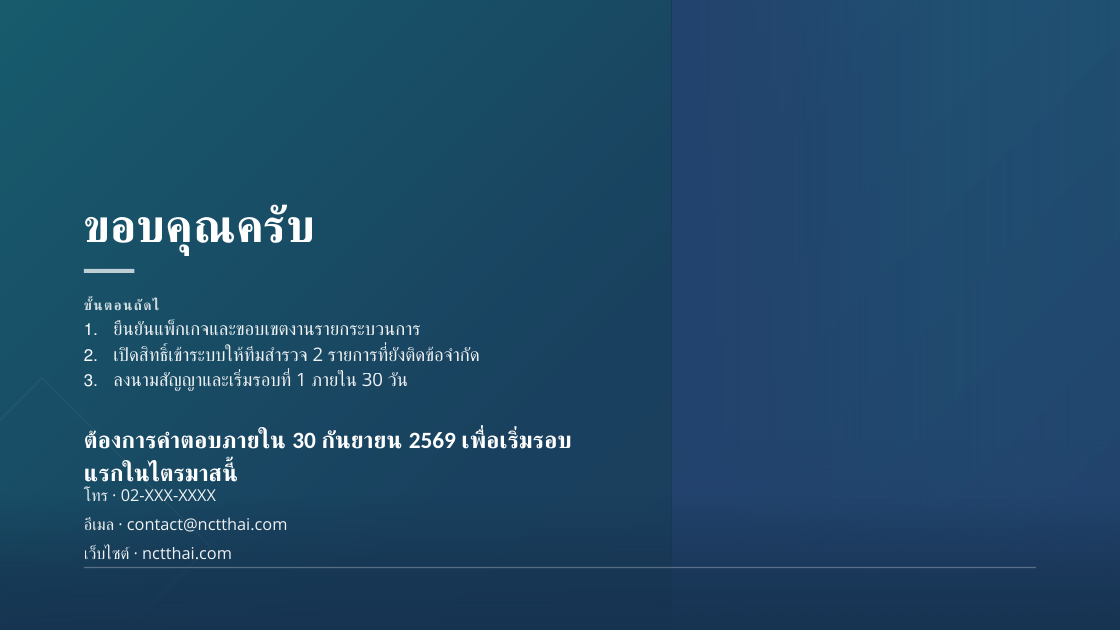
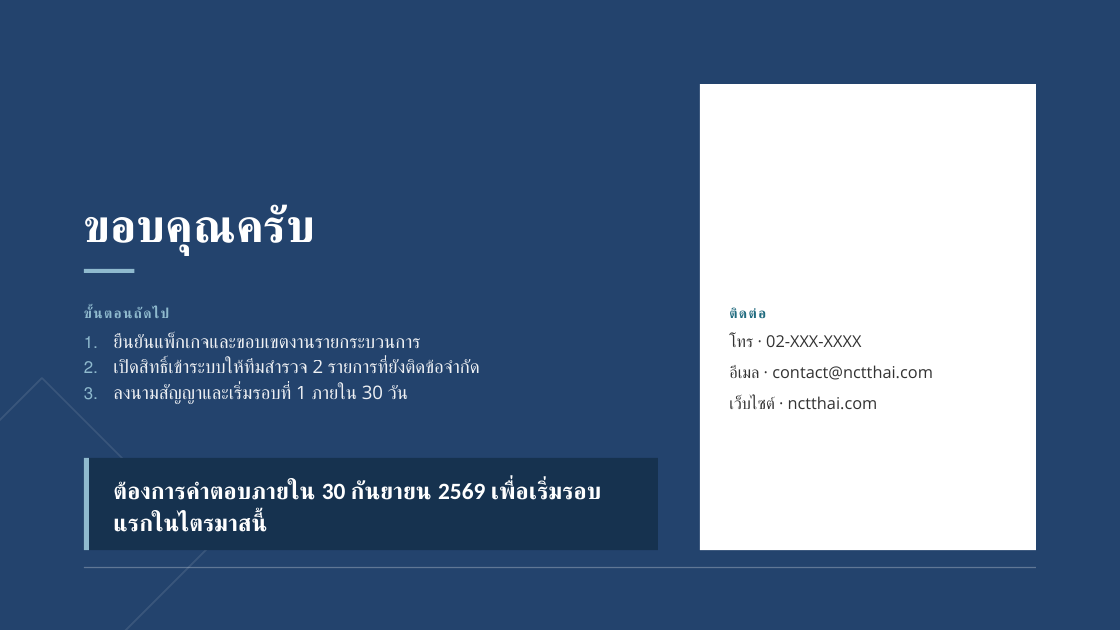
Before and after one commit to rofthanakrit-maker/nct-design-system, a slide deck: slide 20 of NCT-Slide-Template-Demo.pptx. Drawn at 1120x630 pixels with LibreOffice and Linux fonts; fonts in the diff are those of the drawing; background and template pictures are left out. Boxes give left, top, right and bottom in pixels: in the first picture for what was removed or moved away, otherwise in the second. Text is boxed around its words. In the diff, an @@ line names an element or a change of style, - is before the commit and + after.

Commit message:
Give the web brand its own cover and closing, as a mirrored split
Both brands opened on the corp cover, and the web closing was the corp one
too: teal->navy gradient, photo band, the deadline stacked above the contact
block - which collided with it as soon as the deadline wrapped.

The web brand now opens and closes on one Swiss split, mirrored:

- L01 (l01_cover_split / SlideCover brand="web"): paper left with the lockup,
  a left-set title, the 0.6in teal rule and the subtitle; the photo band's
  slot on the right is the navy->teal gradient with the corp cover's scatter
  column in white. Date only in the foot.
- L10 (l10_closing_card / SlideClosing brand="web"): flat navy carries the
  ask - title, numbered next steps, and the deadline in its own DEEP callout
  with a TEAL_UP bar. A paper contact card stands in the panel's slot with
  photo-handshake.jpg at its 16:9 head, a "ติดต่อ" label, the contact lines
  and the lockup. The two labels share a line and the callout's foot is the
  card's foot. Solid navy means TEAL_UP is legal everywhere on the ask, so
  no veil or foot scrim is needed.

Geometry is WCOVER_* / CARD_* in tokens.py, emitted to tokens.css.
build.layouts() picks 01 and 10 by PM.BRAND; the React components branch on
`brand`. SlideClosing gains `contactLabel`; the web closing ignores
`imageMode`. The .nct-card class was already taken by L05, so the new card
is .nct-contact-card.

Corp is untouched: its previews re-rendered byte-identical. Templates
rebuilt, check_template passes on all four files, tsc and the package build
pass, web previews re-rendered from PowerPoint.

```diff
--- a/NCT-Slide-Template-Demo.pptx
+++ b/NCT-Slide-Template-Demo.pptx
@@ background gradient #1A8D92 to #1E5473 to #23436D to #23436D @@
@@ rectangle removed at box(0, 0, 672, 630) @@
@@ rectangle: place and size @@
-rectangle at box(672, 0, 1120, 630)
+rectangle at box(700, 84, 1036, 550)
@@ rectangle at box(700, 84, 1036, 550): fill gradient #23436D to #FFFFFF @@
@@ rectangle at box(84, 269, 134, 273): fill #FFFFFF at 72% opacity to #8FBACE @@
@@ text "ขั้นตอนถัดไป": place and size @@
-text "ขั้นตอนถัดไป" at box(84, 298, 122, 310)
+text "ขั้นตอนถัดไป" at box(84, 307, 122, 318)
@@ text "ขั้นตอนถัดไป" at box(84, 307, 122, 318): text colour #FFFFFF at 80% opacity to #8FBACE @@
@@ text added at box(729, 307, 766, 319), 12 pt, text #216B7F, bold @@
+ติดต่อ
@@ text "ยืนยันแพ็กเกจและขอบเขตงานรายกระบวนการ": place and size @@
-text "ยืนยันแพ็กเกจและขอบเขตงานรายกระบวนการ" at box(113, 321, 480, 391)
+text "ยืนยันแพ็กเกจและขอบเขตงานรายกระบวนการ" at box(113, 334, 480, 404)
@@ text "ยืนยันแพ็กเกจและขอบเขตงานรายกระบวนการ" at box(113, 334, 480, 404): bullet colour #FFFFFF to #8FBACE @@
@@ text "โทร · 02-XXX-XXXX": place and size @@
-text "โทร · 02-XXX-XXXX" at box(84, 488, 288, 559)
+text "โทร · 02-XXX-XXXX" at box(729, 335, 933, 409)
@@ text "โทร · 02-XXX-XXXX" at box(729, 335, 933, 409): text colour #FFFFFF at 92% opacity to #333333; line spacing 0.89 to 0.99 @@
@@ rectangle removed at box(672, 441, 1120, 630) @@
@@ rectangle added at box(84, 458, 658, 550), fill #16324F @@
@@ rectangle added at box(84, 458, 89, 550), fill #8FBACE @@
@@ text "ต้องการคำตอบภายใน 30 กันยายน 2569 เพื่อเริ่มรอบแรกในไตรมาสนี ...": place and size @@
-text "ต้องการคำตอบภายใน 30 กันยายน 2569 เพื่อเริ่มรอบแรกในไตรมาสนี ..." at box(84, 430, 571, 449)
+text "ต้องการคำตอบภายใน 30 กันยายน 2569 เพื่อเริ่มรอบแรกในไตรมาสนี ..." at box(113, 480, 601, 500)
@@ rectangle removed at box(0, 496, 1120, 630) @@
```
Also in this commit, not shown: 1 other slide changed, 18 other files.
